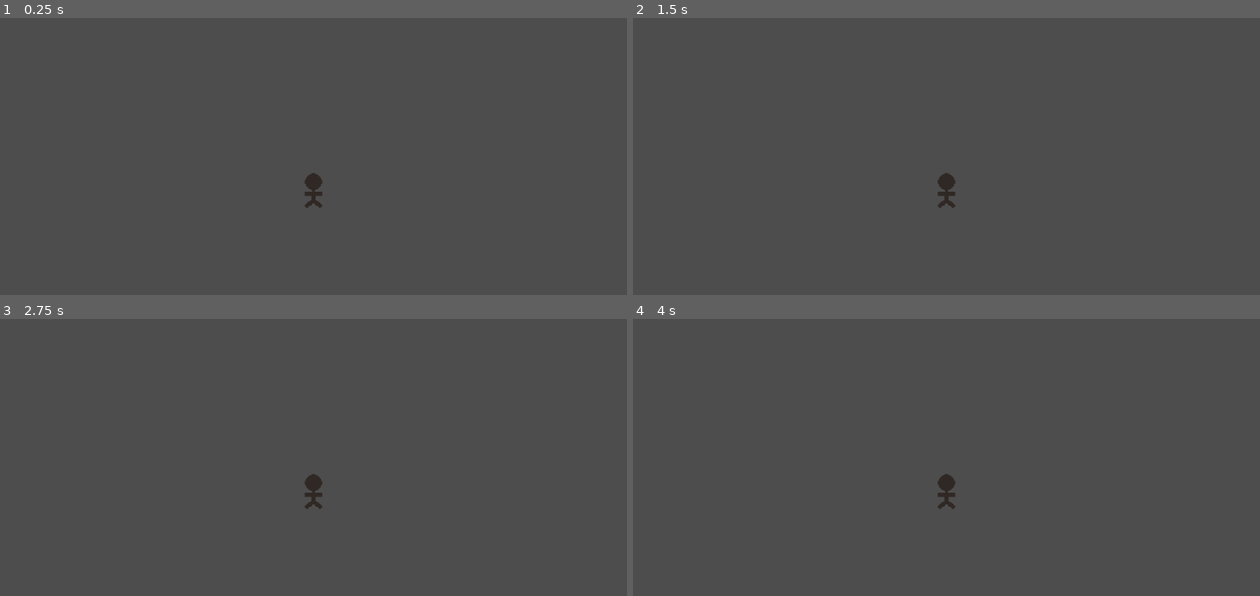
Above: before the commit, frames 1-4 (two rows, left to right).
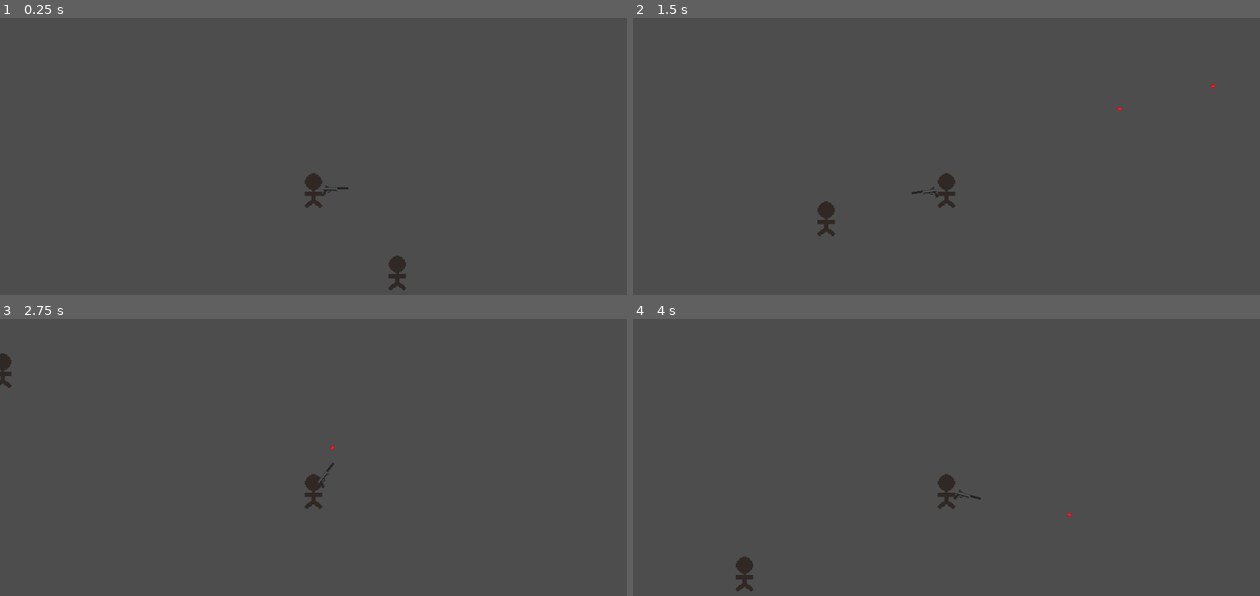
Above: after the commit, the same moments.

Repository: ExHilEr8/Personal-Game-Jam
Game: Godot game, scene res://scenes/main.tscn
Two runs of this game, one before a commit and one after it. Both use one fixed random seed, a clock stepped at 60 frames per second and the inputs below.
Inputs (mouse positions are in pixels of both pictures, inside the frame that each line leads up to):
- Up to frame 1 (0.25 s): no input
- Up to frame 2 (1.5 s): tap Enter at 0.5 s; move the mouse to (1084, 173) at 0.52 s; press the mouse at (1084, 173) at 0.53 s; hold D (move_right) 0.53-1.28 s; move the mouse to (821, 209) at 1.27 s; release the mouse at (821, 209) at 1.28 s; hold S (move_down) from 1.28 s (still down); click (821, 209) at 1.35 s
- Up to frame 3 (2.75 s): move the mouse to (376, 413) at 2.02 s; release S (move_down) at 2.03 s; press the mouse at (376, 413) at 2.03 s; hold D (move_right) from 2.03 s (still down)
- Up to frame 4 (4 s): move the mouse to (915, 562) at 2.77 s; release D (move_right) at 2.78 s; release the mouse at (915, 562) at 2.78 s; hold W (move_up) 2.78-3.53 s; click (915, 562) at 2.85 s; tap Space at 3.5 s; move the mouse to (1134, 543) at 3.52 s; press the mouse at (1134, 543) at 3.53 s; hold A (move_left) from 3.53 s (still down)

The runs differ from the first frame. In frame 1, 0.3% of the frame differs, in the area x 51-65%, y 60-99%; in frame 2, 0.3%, in the area x 29-93%, y 23-79%; in frame 3, 0.2%; in frame 4, 0.3%.

Commit message:
Added basic weapon functionality

Diff:
--- a/project.godot
+++ b/project.godot
@@ -46,6 +46,15 @@
 "events": [Object(InputEventKey,"resource_local_to_scene":false,"resource_name":"","device":-1,"window_id":0,"alt_pressed":false,"shift_pressed":false,"ctrl_pressed":false,"meta_pressed":false,"pressed":false,"keycode":0,"physical_keycode":87,"key_label":0,"unicode":119,"echo":false,"script":null)
 ]
 }
+primary_action={
+"deadzone": 0.5,
+"events": [Object(InputEventMouseButton,"resource_local_to_scene":false,"resource_name":"","device":-1,"window_id":0,"alt_pressed":false,"shift_pressed":false,"ctrl_pressed":false,"meta_pressed":false,"button_mask":1,"position":Vector2(124, 14),"global_position":Vector2(128, 55),"factor":1.0,"button_index":1,"canceled":false,"pressed":true,"double_click":false,"script":null)
+]
+}
+
+[layer_names]
+
+2d_physics/layer_3="Player"
 
 [physics]
 
--- /dev/null
+++ b/scenes/bullet_effect_animation.tscn
@@ -0,0 +1,63 @@
+[gd_scene load_steps=10 format=3 uid="uid://045nf1jcjwss"]
+
+[ext_resource type="Texture2D" uid="uid://cfm0qqna885gv" path="res://assets/spritesheets/tempbulletimpact-Sheet.png" id="1_gqtpy"]
+[ext_resource type="Script" path="res://scripts/bullet_effect_animation.gd" id="2_od62s"]
+
+[sub_resource type="AtlasTexture" id="AtlasTexture_37a1i"]
+atlas = ExtResource("1_gqtpy")
+region = Rect2(0, 0, 9, 9)
+
+[sub_resource type="AtlasTexture" id="AtlasTexture_cpgyk"]
+atlas = ExtResource("1_gqtpy")
+region = Rect2(9, 0, 9, 9)
+
+[sub_resource type="AtlasTexture" id="AtlasTexture_1xlkx"]
+atlas = ExtResource("1_gqtpy")
+region = Rect2(18, 0, 9, 9)
+
+[sub_resource type="AtlasTexture" id="AtlasTexture_b8204"]
+atlas = ExtResource("1_gqtpy")
+region = Rect2(27, 0, 9, 9)
+
+[sub_resource type="AtlasTexture" id="AtlasTexture_hcwf2"]
+atlas = ExtResource("1_gqtpy")
+region = Rect2(36, 0, 9, 9)
+
+[sub_resource type="AtlasTexture" id="AtlasTexture_ki41l"]
+atlas = ExtResource("1_gqtpy")
+region = Rect2(45, 0, 9, 9)
+
+[sub_resource type="SpriteFrames" id="SpriteFrames_yjuti"]
+animations = [{
+"frames": [{
+"duration": 1.0,
+"texture": SubResource("AtlasTexture_37a1i")
+}, {
+"duration": 1.0,
+"texture": SubResource("AtlasTexture_cpgyk")
+}, {
+"duration": 1.0,
+"texture": SubResource("AtlasTexture_1xlkx")
+}, {
+"duration": 1.0,
+"texture": SubResource("AtlasTexture_b8204")
+}, {
+"duration": 1.0,
+"texture": SubResource("AtlasTexture_hcwf2")
+}, {
+"duration": 1.0,
+"texture": SubResource("AtlasTexture_ki41l")
+}],
+"loop": false,
+"name": &"bulletimpact",
+"speed": 20.0
+}]
+
+[node name="BulletEffectAnimation" type="AnimatedSprite2D"]
+sprite_frames = SubResource("SpriteFrames_yjuti")
+animation = &"bulletimpact"
+frame = 5
+frame_progress = 1.0
+script = ExtResource("2_od62s")
+
+[connection signal="animation_finished" from="." to="." method="_on_animation_finished"]
--- a/scenes/main.tscn
+++ b/scenes/main.tscn
@@ -1,7 +1,30 @@
-[gd_scene load_steps=2 format=3 uid="uid://dib3hnth51t1o"]
+[gd_scene load_steps=6 format=3 uid="uid://dib3hnth51t1o"]
 
 [ext_resource type="PackedScene" uid="uid://dbwiyy32jjiv8" path="res://scenes/player/player.tscn" id="1_scfp7"]
+[ext_resource type="Script" path="res://scripts/WeaponContainer.gd" id="2_ex5qh"]
+[ext_resource type="PackedScene" uid="uid://bqsven3245ab8" path="res://scenes/pistol.tscn" id="2_gt0pd"]
+[ext_resource type="Texture2D" uid="uid://8ba48ruimrsk" path="res://assets/sprites/tempplayer.png" id="4_c8107"]
+
+[sub_resource type="RectangleShape2D" id="RectangleShape2D_vnd6t"]
+size = Vector2(16, 32)
 
 [node name="Main" type="Node2D"]
 
 [node name="Player" parent="." instance=ExtResource("1_scfp7")]
+
+[node name="WeaponContainer" type="Node2D" parent="Player"]
+script = ExtResource("2_ex5qh")
+
+[node name="Pistol" parent="Player/WeaponContainer" instance=ExtResource("2_gt0pd")]
+position = Vector2(20, 0)
+
+[node name="Tempplayer" type="Sprite2D" parent="."]
+position = Vector2(77, 76)
+texture = ExtResource("4_c8107")
+
+[node name="StaticBody2D" type="StaticBody2D" parent="Tempplayer"]
+collision_layer = 7
+collision_mask = 7
+
+[node name="CollisionShape2D" type="CollisionShape2D" parent="Tempplayer/StaticBody2D"]
+shape = SubResource("RectangleShape2D_vnd6t")
--- /dev/null
+++ b/scenes/pistol.tscn
@@ -0,0 +1,11 @@
+[gd_scene load_steps=3 format=3 uid="uid://bqsven3245ab8"]
+
+[ext_resource type="Texture2D" uid="uid://db4ugxtwnbp6" path="res://assets/sprites/temppistol.png" id="1_kegjo"]
+[ext_resource type="Script" path="res://scripts/WeaponController.gd" id="2_khq8r"]
+
+[node name="Pistol" type="Sprite2D"]
+texture = ExtResource("1_kegjo")
+script = ExtResource("2_khq8r")
+
+[node name="BulletInstancePoint" type="Node2D" parent="."]
+position = Vector2(12, -2)
--- a/scenes/player/player.tscn
+++ b/scenes/player/player.tscn
@@ -7,6 +7,8 @@
 size = Vector2(16, 32)
 
 [node name="Player" type="CharacterBody2D" groups=["Player"]]
+collision_layer = 4
+collision_mask = 2
 motion_mode = 1
 floor_constant_speed = true
 script = ExtResource("1_t73wu")
--- /dev/null
+++ b/scenes/tempbullet.tscn
@@ -0,0 +1,22 @@
+[gd_scene load_steps=4 format=3 uid="uid://cpw5b5csmui8a"]
+
+[ext_resource type="Script" path="res://scripts/tempbullet.gd" id="1_jekyc"]
+[ext_resource type="Texture2D" uid="uid://cehqvc2pfgajk" path="res://assets/sprites/tempbullet.png" id="1_l8pkb"]
+
+[sub_resource type="RectangleShape2D" id="RectangleShape2D_eh2ju"]
+size = Vector2(5, 3)
+
+[node name="tempbullet" type="RigidBody2D" groups=["Projectile"]]
+lock_rotation = true
+max_contacts_reported = 1
+contact_monitor = true
+script = ExtResource("1_jekyc")
+sound_volume = -15.0
+
+[node name="Sprite2D" type="Sprite2D" parent="."]
+texture = ExtResource("1_l8pkb")
+
+[node name="CollisionShape2D" type="CollisionShape2D" parent="."]
+shape = SubResource("RectangleShape2D_eh2ju")
+
+[connection signal="body_entered" from="." to="." method="_on_body_entered"]
--- /dev/null
+++ b/scripts/WeaponContainer.gd
@@ -0,0 +1,17 @@
+extends Node2D
+
+
+
+# Called every frame. 'delta' is the elapsed time since the previous frame.
+func _process(delta):
+	var mouse_position = get_global_mouse_position()
+
+	# If mouse is left of player and sprite is facing right (unflipped)
+	# OR mouse is right of player and sprite is facing left (flipped)
+	if ((mouse_position.x < global_position.x and scale.y > 0) or
+		(mouse_position.x > global_position.x and scale.y < 0)):
+
+		scale.y *= -1
+
+
+	look_at(mouse_position)
--- /dev/null
+++ b/scripts/WeaponController.gd
@@ -0,0 +1,25 @@
+extends Sprite2D
+
+@export var bullet_speed = 550
+@export var fire_rate = 0.3
+
+var bullet = preload("res://scenes/tempbullet.tscn")
+var can_fire = true
+
+# Called when the node enters the scene tree for the first time.
+func _ready():
+	pass # Replace with function body.
+
+
+# Called every frame. 'delta' is the elapsed time since the previous frame.
+func _process(delta):
+	if Input.is_action_pressed("primary_action") and can_fire == true:
+		var bullet_instance = bullet.instantiate()
+		bullet_instance.position = $BulletInstancePoint.get_global_position()
+		bullet_instance.rotation = global_rotation
+		bullet_instance.apply_impulse(Vector2(bullet_speed, 0).rotated(global_rotation), Vector2())
+		get_tree().get_root().add_child(bullet_instance)
+
+		can_fire = false
+		await(get_tree().create_timer(fire_rate).timeout)
+		can_fire = true
--- /dev/null
+++ b/scripts/bullet_effect_animation.gd
@@ -0,0 +1,4 @@
+extends AnimatedSprite2D
+
+func _on_animation_finished():
+	queue_free()
--- /dev/null
+++ b/scripts/tempbullet.gd
@@ -0,0 +1,26 @@
+extends RigidBody2D
+
+@export var sound_volume : float = 0.0
+
+var bullet_impact_animation = preload("res://scenes/bullet_effect_animation.tscn")
+var sound = preload("res://assets/audio/hitmarker.wav")
+
+func _on_body_entered(body:Node):
+	if not body.is_in_group("Player"):
+		var bullet_impact_instance = bullet_impact_animation.instantiate()
+		bullet_impact_instance.position = get_global_position()
+		bullet_impact_instance.play("bulletimpact")
+		get_tree().get_root().add_child(bullet_impact_instance)
+		play_sound()
+
+		queue_free()
+
+# Instantiates a new AudioStreamPlayer2D to play the preloaded sound at the
+#	bullet location.
+func play_sound():
+	var audio_stream_player = AudioStreamPlayer2D.new()
+	get_tree().get_root().add_child(audio_stream_player)
+	audio_stream_player.position = get_global_position()
+	audio_stream_player.stream = sound
+	audio_stream_player.volume_db = sound_volume
+	audio_stream_player.play()
Not shown, added: assets/audio/hitmarker.wav.import
Binary file added: assets/sprites/tempbullet.png
Not shown, added: assets/sprites/tempbullet.png.import
Binary file added: assets/sprites/temppistol.png
Not shown, added: assets/sprites/temppistol.png.import
Binary file added: assets/spritesheets/tempbulletimpact-Sheet.png
Not shown, added: assets/spritesheets/tempbulletimpact-Sheet.png.import
Not shown, added: assets/audio/hitmarker.wav
